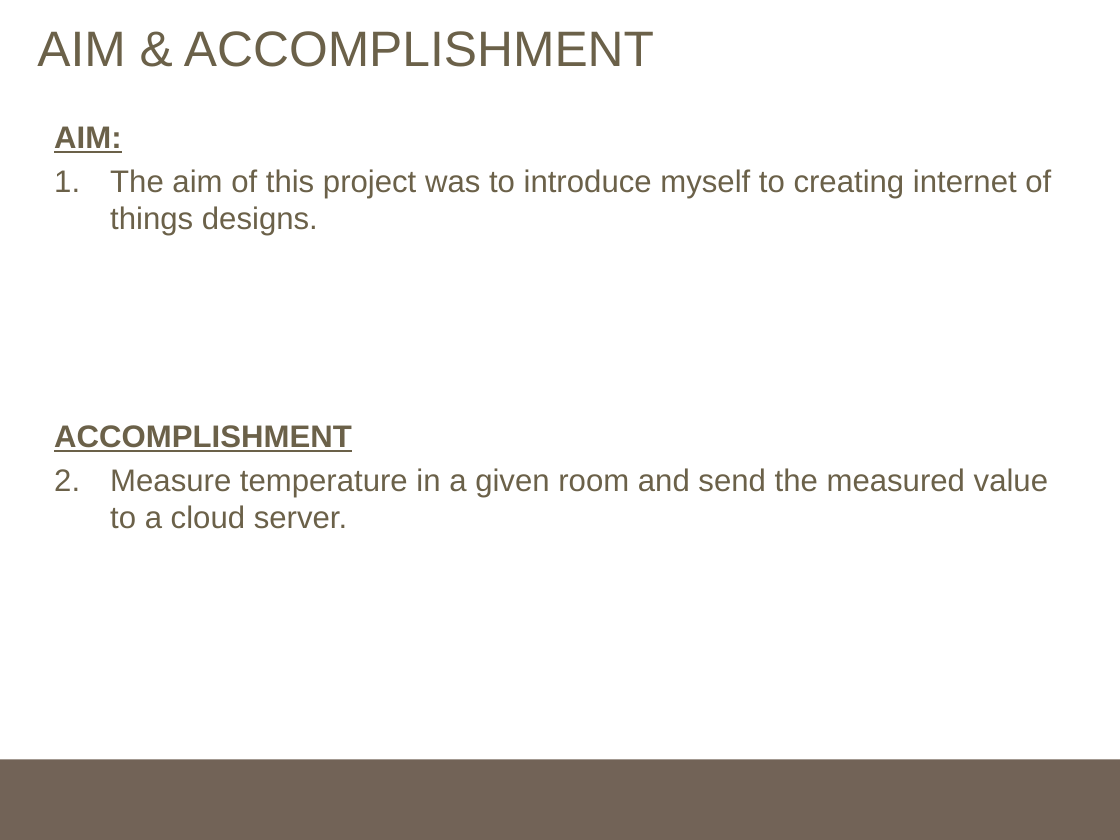
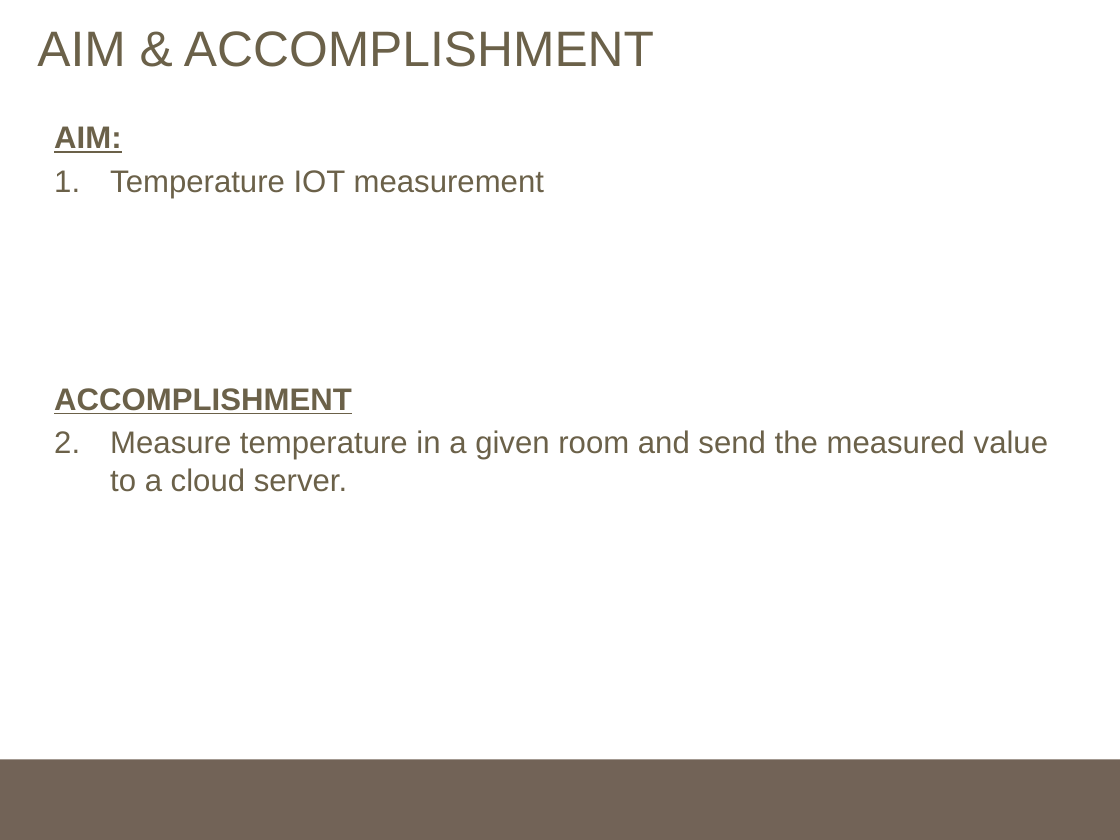
Before and after one commit to battled/DA0, a slide deck: slide 2 of FinalProject/FinalProjectSubmit.pptx. Drawn at 1120x840 pixels with LibreOffice and Linux fonts; fonts in the diff are those of the drawing. Boxes give left, top, right and bottom in pixels: in the first picture for what was removed or moved away, otherwise in the second. Text is boxed around its words. In the diff, an @@ line names an element or a change of style, - is before the commit and + after.

```diff
--- a/FinalProject/FinalProjectSubmit.pptx
+++ b/FinalProject/FinalProjectSubmit.pptx
@@ text at [110,170,544,198]: text changed @@
-1. The aim of this project was to introduce myself to creating internet of things designs.
+1. Temperature IOT measurement
```
Also in this commit, not shown: 1 other slide changed.
